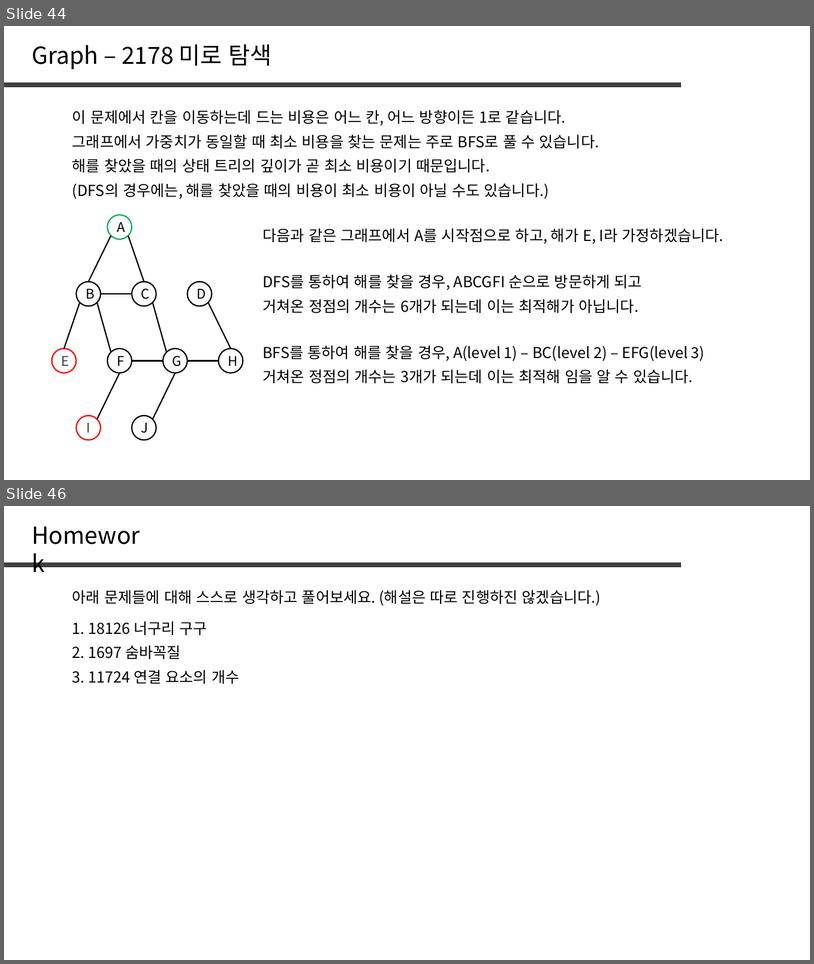
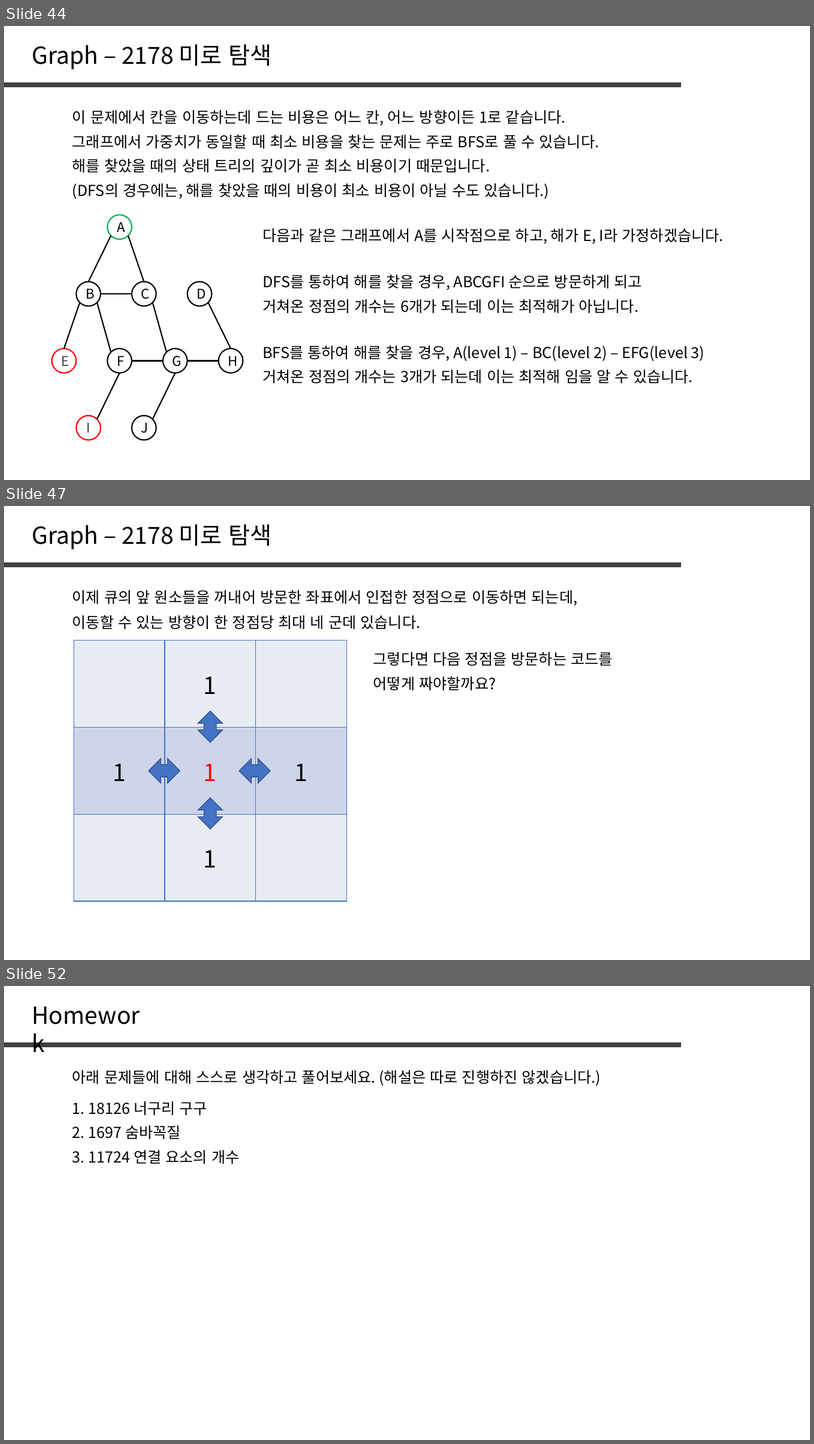
Before and after one commit to jaehoo1/PS-study, a slide deck: study/8_Tree, Graph.pptx. Shown one above the other, each under a label of ours: slides 44 and 46 before the commit, slides 44, 47 and 52 after it; the slides between them are not shown. The pictures are 814x964 and 814x1444 pixels, drawn with LibreOffice and Linux fonts; fonts in the diff are those of the drawing. Boxes give left, top, right and bottom in pixels: in the first picture for what was removed or moved away, otherwise in the second. Text is boxed around its words. In the diff, an @@ line names an element or a change of style, - is before the commit and + after.

```diff
--- a/study/8_Tree, Graph.pptx
+++ b/study/8_Tree, Graph.pptx
@@ slide 47 added at (x1=4, y1=506, x2=810, y2=960), background #FFFFFF @@
@@ text added at (x1=32, y1=524, x2=272, y2=549), 28 pt, text #000000 @@
+Graph – 2178 미로 탐색
@@ line added from (4, 565) to (681, 565), #404040 6 pt @@
@@ text added at (x1=72, y1=590, x2=578, y2=606), 18 pt, text #000000 @@
+이제 큐의 앞 원소들을 꺼내어 방문한 좌표에서 인접한 정점으로 이동하면 되는데,
@@ text added at (x1=72, y1=615, x2=421, y2=629), 18 pt, text #000000 @@
+이동할 수 있는 방향이 한 정점당 최대 네 군데 있습니다.
@@ table added at (x1=74, y1=640, x2=348, y2=901), 3 rows, 3 columns @@
+ | 1 | 
+1 | 1 | 1
+ | 1 | 
@@ text added at (x1=374, y1=652, x2=613, y2=666), 18 pt, text #000000 @@
+그렇다면 다음 정점을 방문하는 코드를
@@ text added at (x1=374, y1=676, x2=496, y2=690), 18 pt, text #000000 @@
+어떻게 짜야할까요?
@@ left right arrow added at (x1=198, y1=711, x2=222, y2=742), fill #4472C4, outline #325491 1 pt @@
@@ left right arrow added at (x1=149, y1=758, x2=180, y2=783), fill #4472C4, outline #325491 1 pt @@
@@ left right arrow added at (x1=239, y1=758, x2=271, y2=783), fill #4472C4, outline #325491 1 pt @@
@@ left right arrow added at (x1=198, y1=798, x2=222, y2=829), fill #4472C4, outline #325491 1 pt @@
@@ what was slide 46 is now slide 52 @@
```
Also in this commit, not shown: 1 slide changed, 6 other slides added, 1 slide removed.
